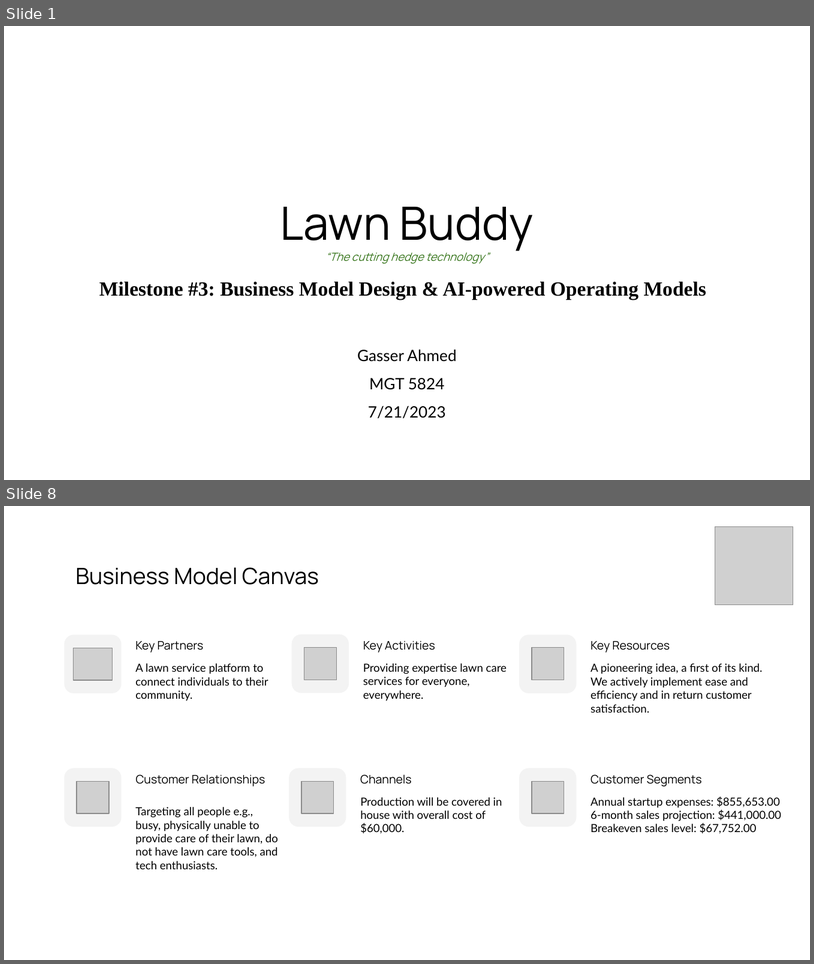
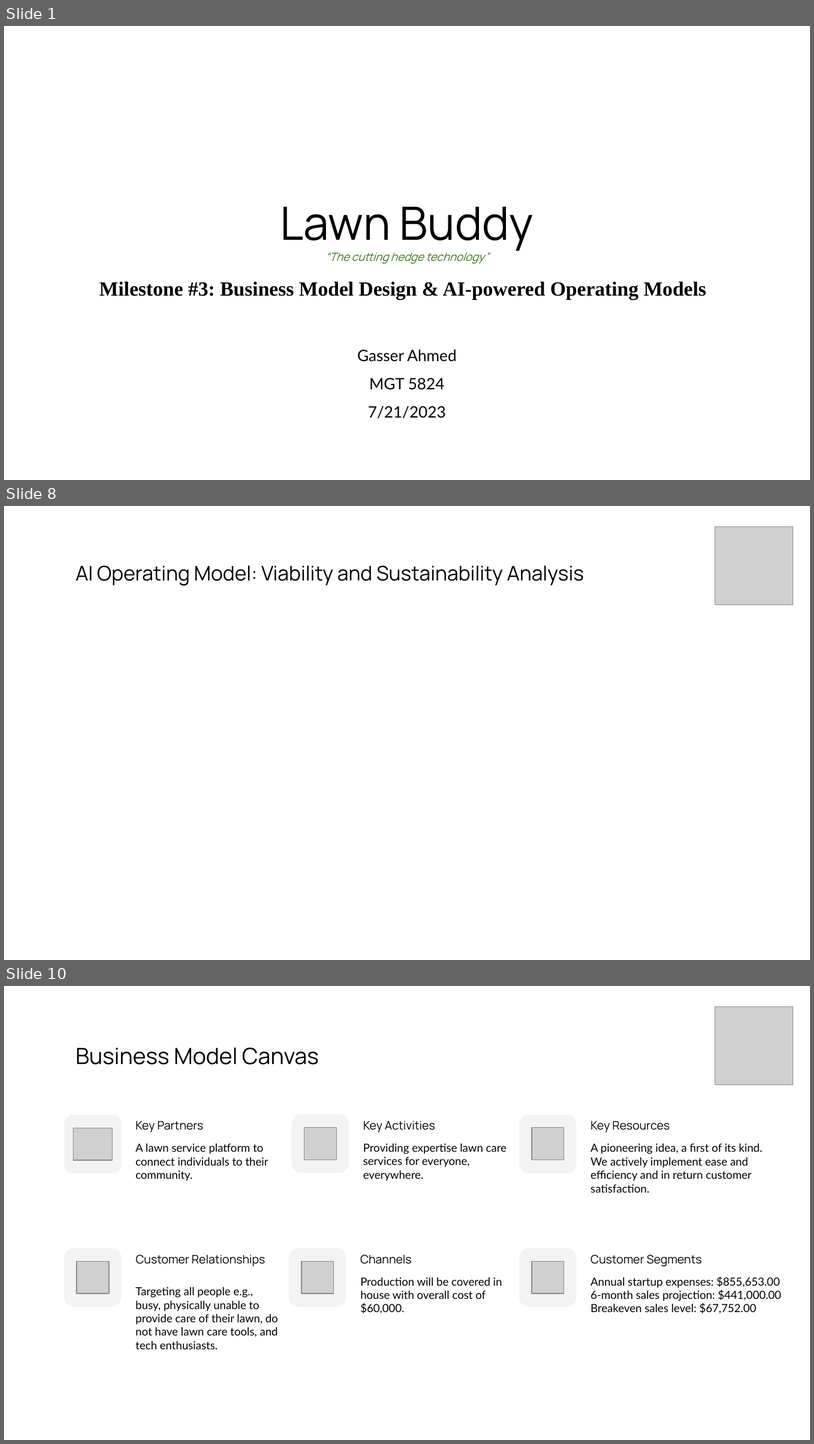
Before and after one commit to gasserahmed/VT-MIT, a slide deck: MGT5824-Tech-based Entrepreneurship/Assignments/Milestone #3 - Business Model Design & AI-powered Operating Models/gasser18-milestone3_slides.pptx. Shown one above the other, each under a label of ours: slides 1 and 8 before the commit, slides 1, 8 and 10 after it; the slides between them are not shown. The pictures are 814x964 and 814x1444 pixels, drawn with LibreOffice and Linux fonts; fonts in the diff are those of the drawing; grey boxes stand for pictures. Boxes give left, top, right and bottom in pixels: in the first picture for what was removed or moved away, otherwise in the second. Text is boxed around its words. In the diff, an @@ line names an element or a change of style, - is before the commit and + after.

Commit message:
Finished business model canvas part (with recording) in Milestone 3

```diff
--- a/MGT5824-Tech-based Entrepreneurship/Assignments/Milestone #3 - Business Model Design & AI-powered Operating Models/gasser18-milestone3_slides.pptx
+++ b/MGT5824-Tech-based Entrepreneurship/Assignments/Milestone #3 - Business Model Design & AI-powered Operating Models/gasser18-milestone3_slides.pptx
@@ slide 8 added at <box>4,506,810,960</box>, background #FFFFFF @@
@@ picture added at <box>715,527,794,605</box> @@
@@ title added at <box>75,565,585,586</box>, 18 pt, text #000000 @@
+AI Operating Model: Viability and Sustainability Analysis
@@ what was slide 8 is now slide 10 @@
```
Also in this commit, not shown: 5 slides changed, 1 other slide added, 1 other file.
